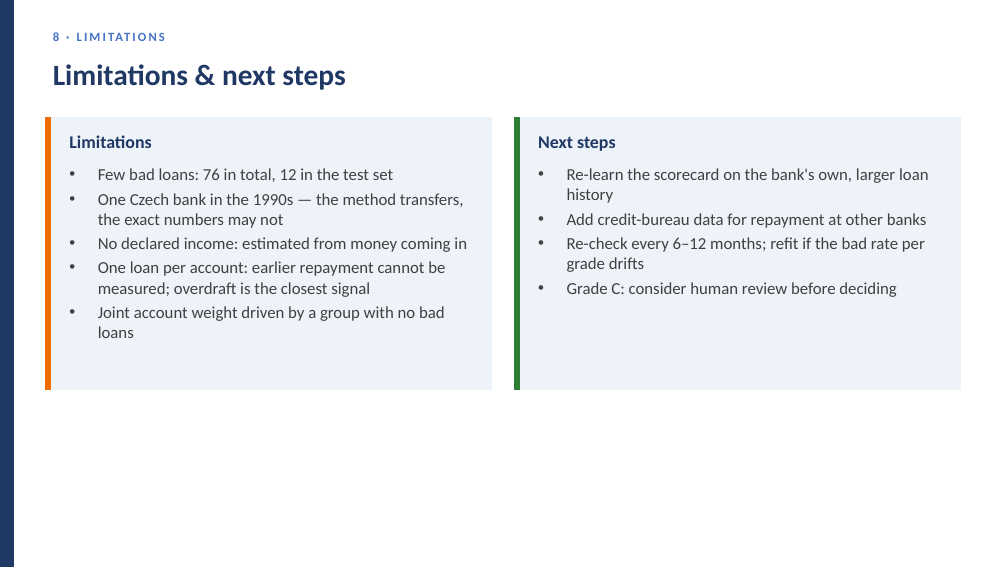
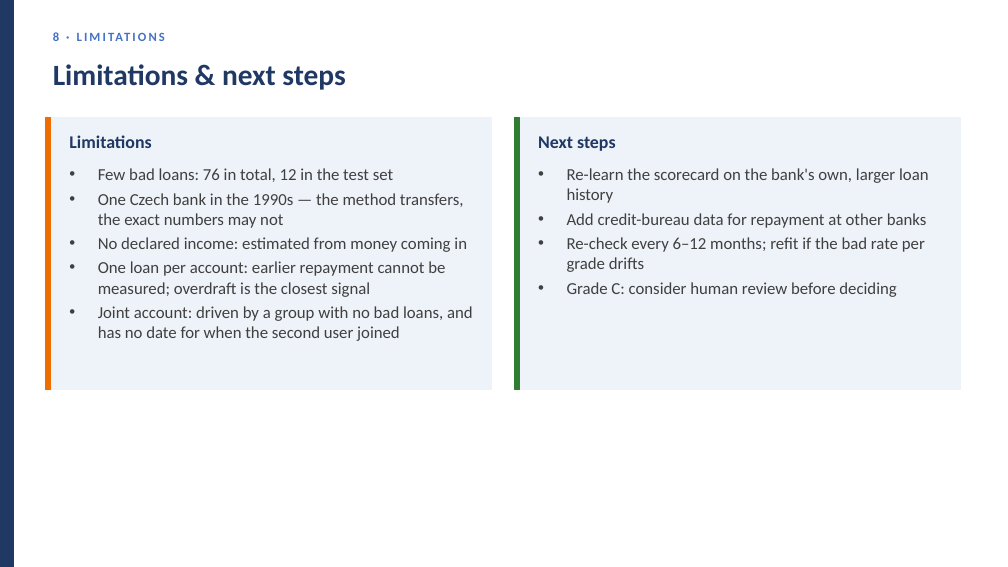
Before and after one commit to huotrithy/da-assignment-risk-scoring, a slide deck: slide 20 of docs/Stage3_Presentation.pptx. Drawn at 1008x567 pixels with LibreOffice and Linux fonts; fonts in the diff are those of the drawing. Boxes give left, top, right and bottom in pixels: in the first picture for what was removed or moved away, otherwise in the second. Text is boxed around its words. In the diff, an @@ line names an element or a change of style, - is before the commit and + after.

```diff
--- a/docs/Stage3_Presentation.pptx
+++ b/docs/Stage3_Presentation.pptx
@@ text at <box>98,306,473,341</box>: text changed @@
-• Joint account weight driven by a group with no bad loans
+• Joint account: driven by a group with no bad loans, and has no date for when the second user joined
```
Also in this commit, not shown: 8 other slides changed, 25 other files.
